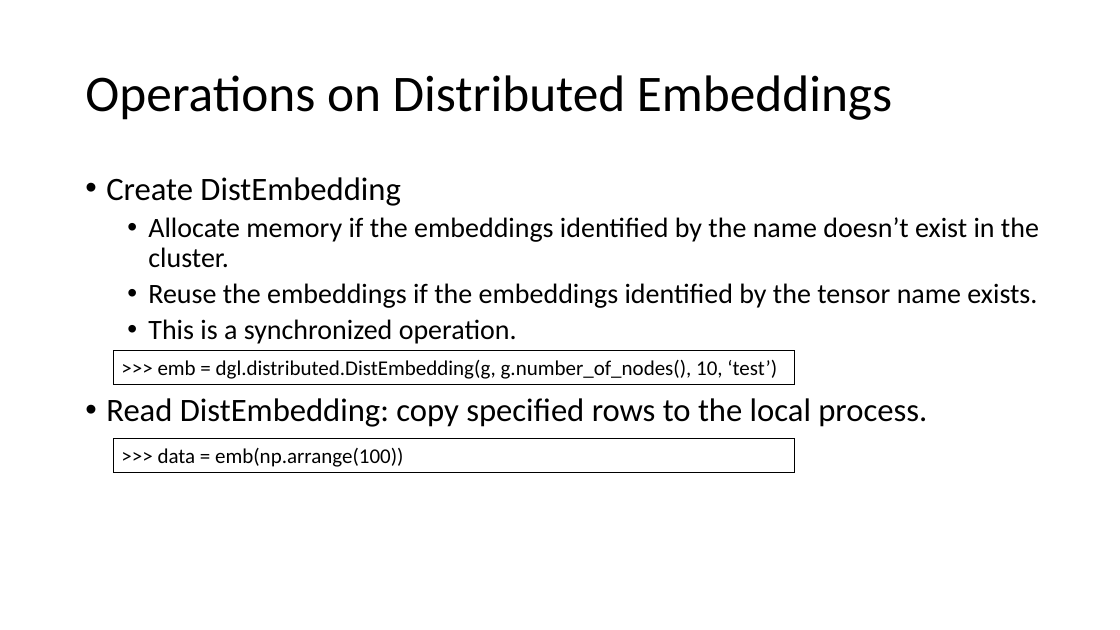
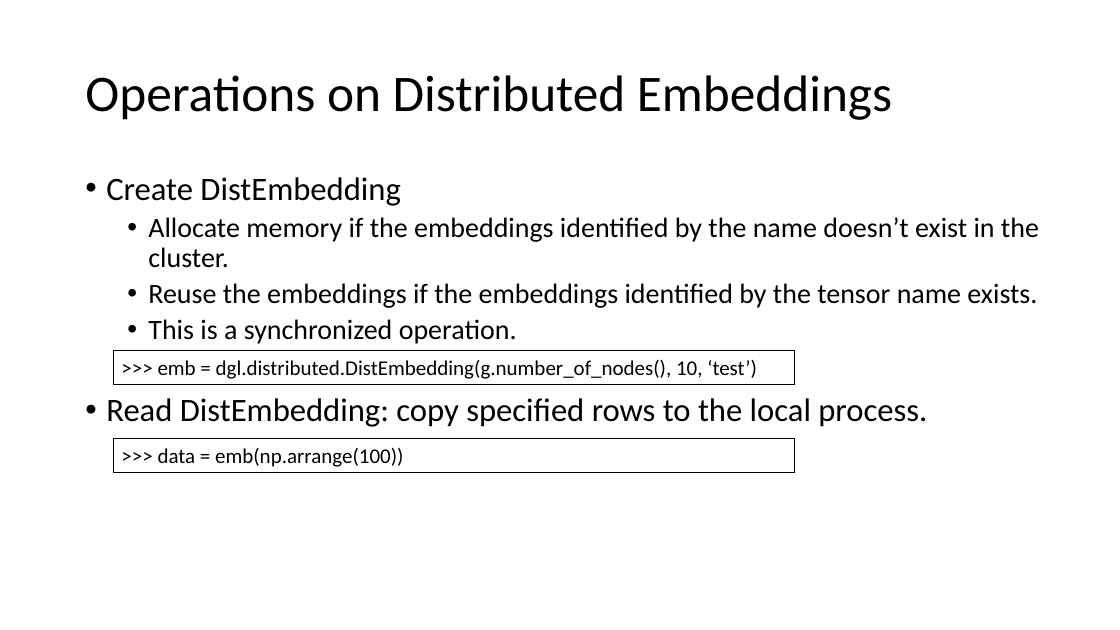
Before and after one commit to dglai/KDD20-Hands-on-Tutorial, a slide deck: slide 18 of 5-distributed/distributed training tutorial.pptx. Drawn at 1120x630 pixels with LibreOffice and Linux fonts; fonts in the diff are those of the drawing. Boxes give left, top, right and bottom in pixels: in the first picture for what was removed or moved away, otherwise in the second. Text is boxed around its words. In the diff, an @@ line names an element or a change of style, - is before the commit and + after.

```diff
--- a/5-distributed/distributed training tutorial.pptx
+++ b/5-distributed/distributed training tutorial.pptx
@@ text in rectangle at box(158, 360, 757, 379): text changed @@
->>> emb = dgl.distributed.DistEmbedding(g, g.number_of_nodes(), 10, ‘test’)
+>>> emb = dgl.distributed.DistEmbedding(g.number_of_nodes(), 10, ‘test’)
```
Also in this commit, not shown: 7 other slides changed.
